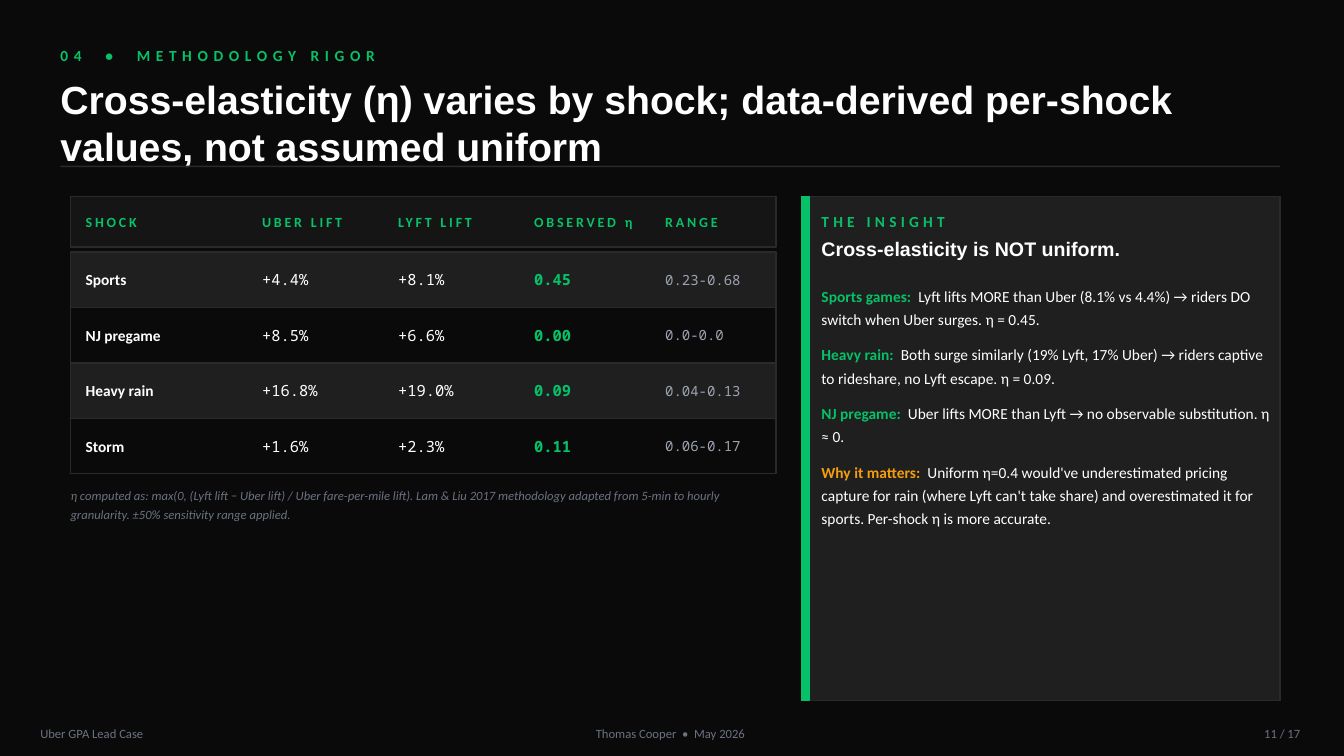
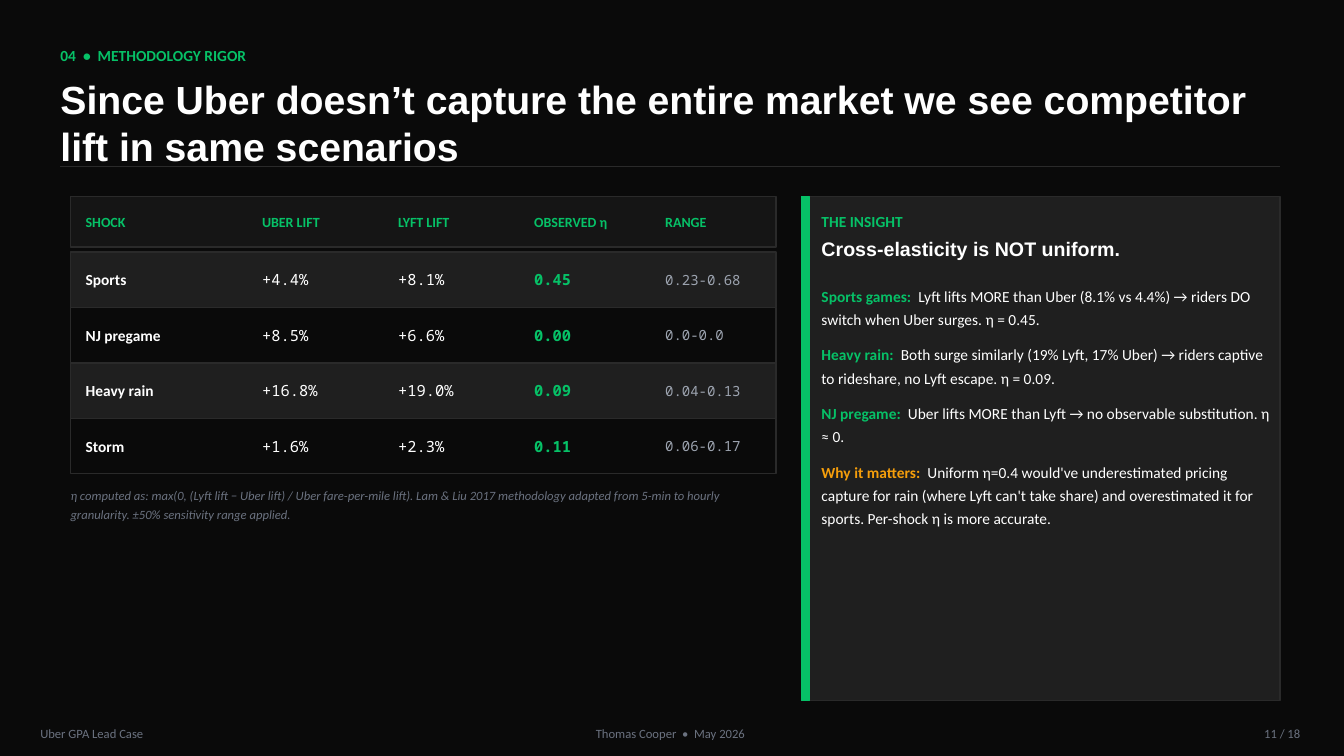
Before and after one commit to Tcooper4/UBER, a slide deck: slide 11 of deck/Cooper_Uber_GPA_Case_Deck.pptx. Drawn at 1344x756 pixels with LibreOffice and Linux fonts; fonts in the diff are those of the drawing. Boxes give left, top, right and bottom in pixels: in the first picture for what was removed or moved away, otherwise in the second. Text is boxed around its words. In the diff, an @@ line names an element or a change of style, - is before the commit and + after.

```diff
--- a/deck/Cooper_Uber_GPA_Case_Deck.pptx
+++ b/deck/Cooper_Uber_GPA_Case_Deck.pptx
@@ text "04 • METHODOLOGY RIGOR" at bbox=[60, 51, 246, 61]: letter spacing 4 to 0 pt @@
@@ text at bbox=[60, 85, 1246, 162]: text changed @@
-Cross-elasticity (η) varies by shock; data-derived per-shock values, not assumed uniform
+Since Uber doesn’t capture the entire market we see competitor lift in same scenarios
@@ letter spacing 2 to 0 pt in 5 elements at bbox=[86, 218, 126, 227], bbox=[262, 218, 320, 227], bbox=[398, 218, 449, 227], bbox=[534, 218, 608, 229], bbox=[665, 218, 706, 227] @@
@@ text "THE INSIGHT" at bbox=[821, 217, 903, 227]: letter spacing 3 to 0 pt @@
@@ text at bbox=[1264, 729, 1300, 738]: text changed @@
-11 / 17
+11 / 18
```
Also in this commit, not shown: 16 other slides changed, 1 slide added, 4 other files.
